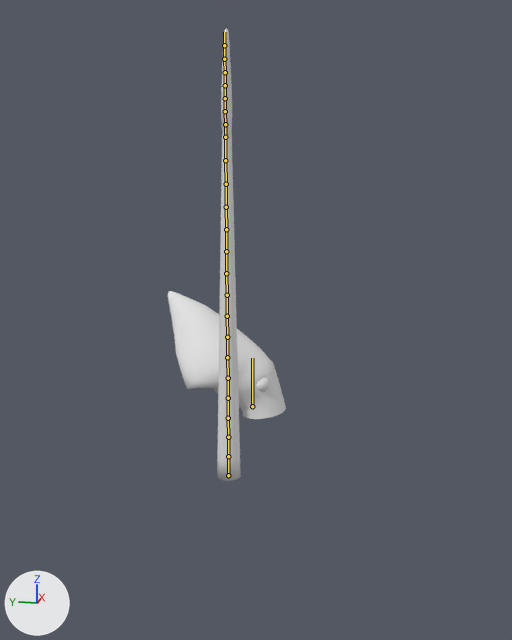
The Blender file VRPO/Assets/Resources/3D/Blend backups/Kraken_Boss.blend as it was, and as the next commit left it.
Camera for both pictures: a 50 mm camera at (-69.9, -14.3, 27.0) aimed at (-4.1, -1.2, 10.5). The axes (+X, +Y, +Z) are drawn at lower left. The lights are the same throughout. The bones that bend it are drawn over the model as lines.
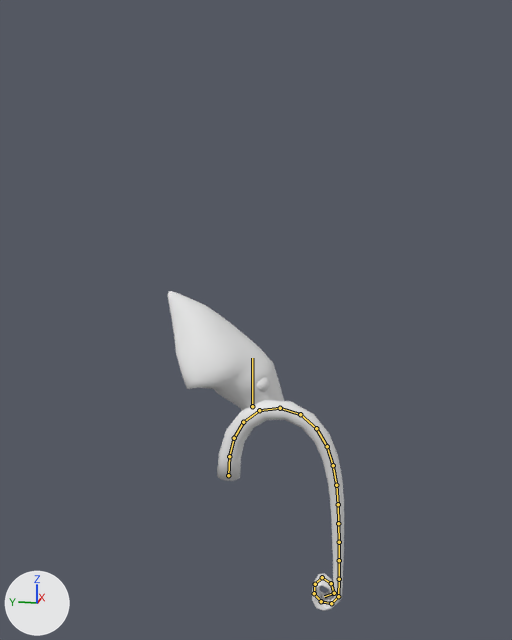
The newer file adds an action. The first version stands in its rest pose; the second is drawn at frame 200 of the action 'Kraken_Idle'.

Pixel boxes [x1, y1, x2, y2] of what changed, in the pictures (512 x 640 px):
'Sphere.001', posed (412% wider, 53% shorter): before [217, 29, 241, 481]; after [217, 400, 344, 611]
bone 'Tentacle_01', root to tip: before (228, 475) to (228, 456); after (228, 475) to (229, 456)
bone 'Tentacle_02', root to tip: before (228, 456) to (228, 437); after (229, 456) to (234, 438)
bone 'Tentacle_03', root to tip: before (228, 437) to (228, 418); after (234, 438) to (243, 422)
bone 'Tentacle_04', root to tip: before (228, 418) to (228, 398); after (243, 422) to (259, 410)
bone 'Tentacle_05', root to tip: before (228, 398) to (228, 378); after (259, 410) to (280, 408)
bone 'Tentacle_06', root to tip: before (228, 378) to (227, 357); after (280, 408) to (300, 414)
bone 'Tentacle_07', root to tip: before (227, 357) to (227, 337); after (300, 414) to (316, 428)
bone 'Tentacle_08', root to tip: before (227, 337) to (227, 316); after (316, 428) to (327, 446)
bone 'Tentacle_09', root to tip: before (227, 316) to (227, 295); after (327, 446) to (333, 465)
bone 'Tentacle_10', root to tip: before (227, 295) to (226, 273); after (333, 465) to (336, 485)
bone 'Tentacle_11', root to tip: before (226, 273) to (226, 251); after (336, 485) to (338, 504)
bone 'Tentacle_12', root to tip: before (226, 251) to (226, 229); after (338, 504) to (338, 523)
bone 'Tentacle_13', root to tip: before (226, 229) to (226, 207); after (338, 523) to (339, 542)
bone 'Tentacle_17', root to tip: before (225, 137) to (225, 124); after (338, 596) to (331, 603)
bone 'Tentacle_18', root to tip: before (225, 124) to (225, 111); after (331, 603) to (321, 601)
bone 'Tentacle_19', root to tip: before (225, 111) to (225, 98); after (321, 601) to (314, 593)
bone 'Tentacle_20', root to tip: before (225, 98) to (225, 85); after (314, 593) to (315, 584)
bone 'Tentacle_21', root to tip: before (225, 85) to (225, 72); after (315, 584) to (322, 577)
bone 'Tentacle_22', root to tip: before (225, 72) to (224, 59); after (322, 577) to (331, 583)
bone 'Tentacle_23', root to tip: before (224, 59) to (224, 45); after (331, 583) to (334, 593)
bone 'Tentacle_24', root to tip: before (224, 45) to (224, 32); after (334, 593) to (324, 596)

The edits, one by one:
Bone 'Tentacle_01' (bone_tentacle_01) turns from (0, 0, 0) to (3, 0, 0) degrees about its own x, y and z.
Bone 'Tentacle_02' (bone_tentacle_02) turns from (0, 0, 0) to (9, 0, 0) degrees about its own x, y and z.
Bone 'Tentacle_03' (bone_tentacle_03) turns from (0, 0, 0) to (16, 0, 0) degrees about its own x, y and z.
Bone 'Tentacle_04' (bone_tentacle_04) turns from (0, 0, 0) to (22, 0, 0) degrees about its own x, y and z.
Bone 'Tentacle_05' (bone_tentacle_05) turns from (0, 0, 0) to (26, 0, 0) degrees about its own x, y and z.
Bone 'Tentacle_06' (bone_tentacle_06) turns from (0, 0, 0) to (27, 0, 0) degrees about its own x, y and z.
Bone 'Tentacle_07' (bone_tentacle_07) turns from (0, 0, 0) to (25, 0, 0) degrees about its own x, y and z.
Bone 'Tentacle_08' (bone_tentacle_08) turns from (0, 0, 0) to (20, 0, 0) degrees about its own x, y and z.
Bone 'Tentacle_09' (bone_tentacle_09) turns from (0, 0, 0) to (13, 0, 0) degrees about its own x, y and z.
Bone 'Tentacle_10' (bone_tentacle_10) turns from (0, 0, 0) to (7, 0, 0) degrees about its own x, y and z.
Bone 'Tentacle_11' (bone_tentacle_11) turns from (0, 0, 0) to (4, 0, 0) degrees about its own x, y and z.
Bone 'Tentacle_12' (bone_tentacle_12) turns from (0, 0, 0) to (2, 0, 0) degrees about its own x, y and z.
Bone 'Tentacle_13' (bone_tentacle_13) turns from (0, 0, 0) to (1, 0, 0) degrees about its own x, y and z.
Bone 'Tentacle_17' (bone_tentacle_17) turns from (0, 0, 0) to (40, 0, 0) degrees about its own x, y and z.
Bone 'Tentacle_18' (bone_tentacle_18) turns from (0, 0, 0) to (53, 0, 0) degrees about its own x, y and z.
Bone 'Tentacle_19' (bone_tentacle_19) turns from (0, 0, 0) to (49, 0, 0) degrees about its own x, y and z.
Bone 'Tentacle_20' (bone_tentacle_20) turns from (0, 0, 0) to (41, 0, 0) degrees about its own x, y and z.
Bone 'Tentacle_21' (bone_tentacle_21) turns from (0, 0, 0) to (37, 0, 0) degrees about its own x, y and z.
Bone 'Tentacle_22' (bone_tentacle_22) turns from (0, 0, 0) to (81, 0, 0) degrees about its own x, y and z.
Bone 'Tentacle_23' (bone_tentacle_23) turns from (0, 0, 0) to (42, 0, 0) degrees about its own x, y and z.
Bone 'Tentacle_24' (bone_tentacle_24) turns from (0, 0, 0) to (77, 0, 0) degrees about its own x, y and z.
